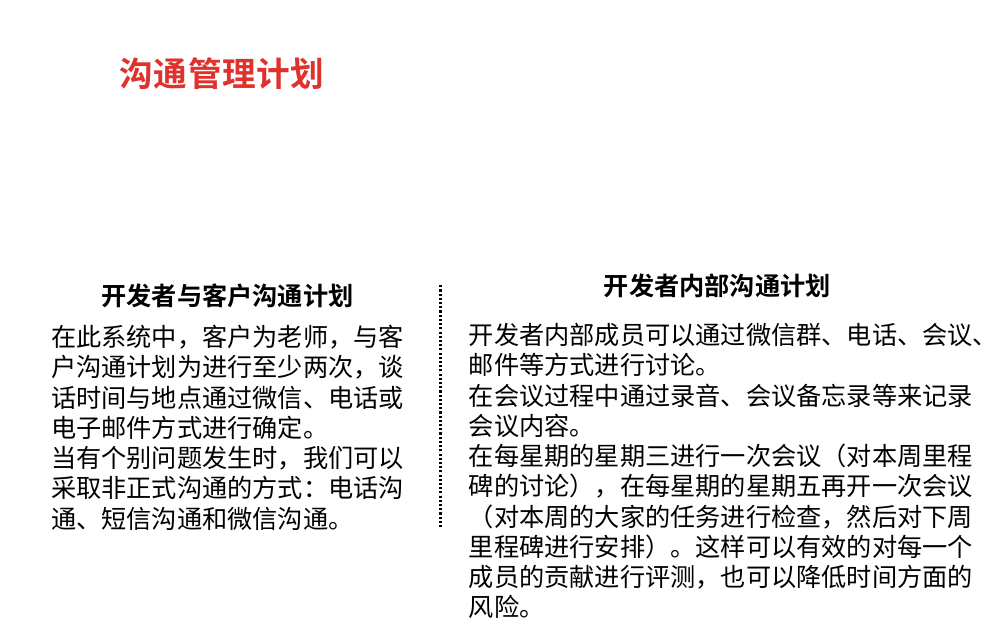
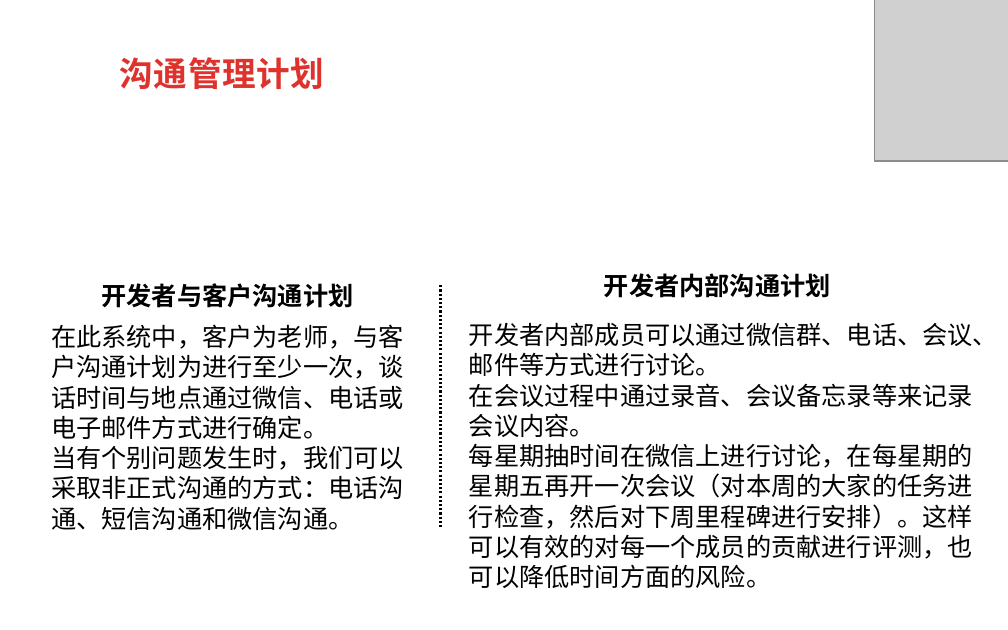
Before and after one commit to rjgcG7/SRS, a slide deck: slide 14 of 需求工程项目计划.pptx (slide 15 before the commit). Drawn at 1008x630 pixels with LibreOffice and Linux fonts; fonts in the diff are those of the drawing; grey boxes stand for pictures; background and template pictures are left out. Boxes give left, top, right and bottom in pixels: in the first picture for what was removed or moved away, otherwise in the second. Text is boxed around its words. In the diff, an @@ line names an element or a change of style, - is before the commit and + after.

Commit message:
需求工程项目计划文档及ppt修改

```diff
--- a/需求工程项目计划.pptx
+++ b/需求工程项目计划.pptx
@@ picture added at [875, 0, 1008, 161] @@
@@ text at [51, 324, 404, 439]: text changed @@
-在此系统中，客户为老师，与客户沟通计划为进行至少两次，谈话时间与地点通过微信、电话或电子邮件方式进行确定。
+在此系统中，客户为老师，与客户沟通计划为进行至少一次，谈话时间与地点通过微信、电话或电子邮件方式进行确定。
@@ text at [469, 443, 973, 588]: text changed @@
-在每星期的星期三进行一次会议（对本周里程碑的讨论），在每星期的星期五再开一次会议（对本周的大家的任务进行检查，然后对下周里程碑进行安排）。这样可以有效的对每一个成员的贡献进行评测，也可以降低时间方面的风险。
+每星期抽时间在微信上进行讨论，在每星期的星期五再开一次会议（对本周的大家的任务进行检查，然后对下周里程碑进行安排）。这样可以有效的对每一个成员的贡献进行评测，也可以降低时间方面的风险。
```
Also in this commit, not shown: 23 other slides changed, 2 slides added, 1 slide removed, 1 other file.
